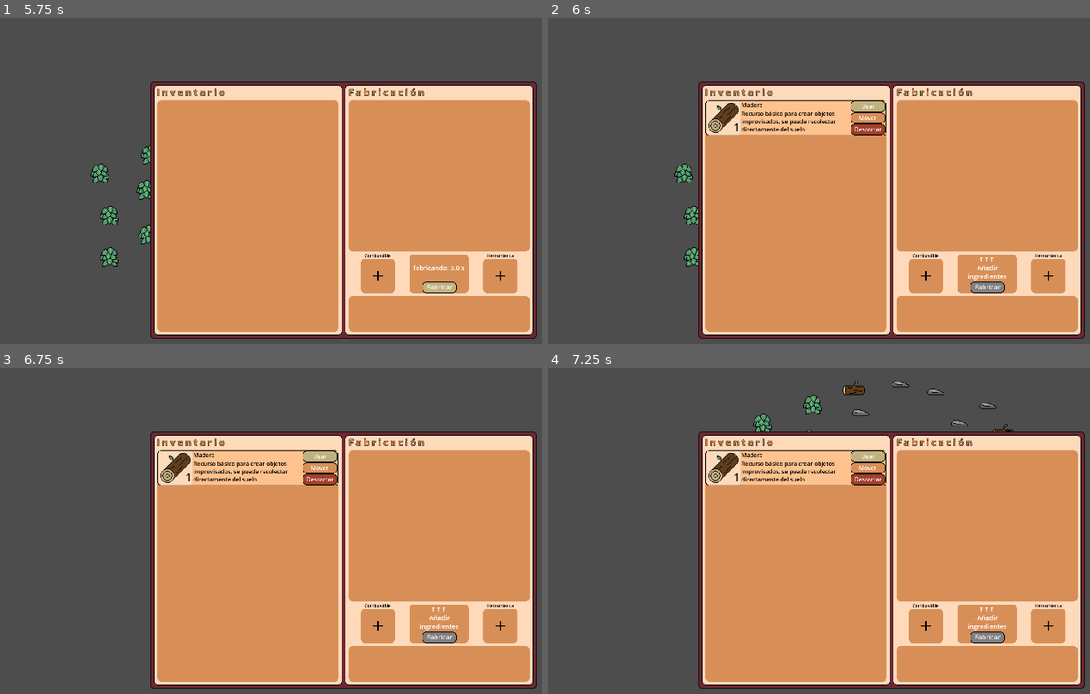
Above: before the commit, frames 1-4 (two rows, left to right).
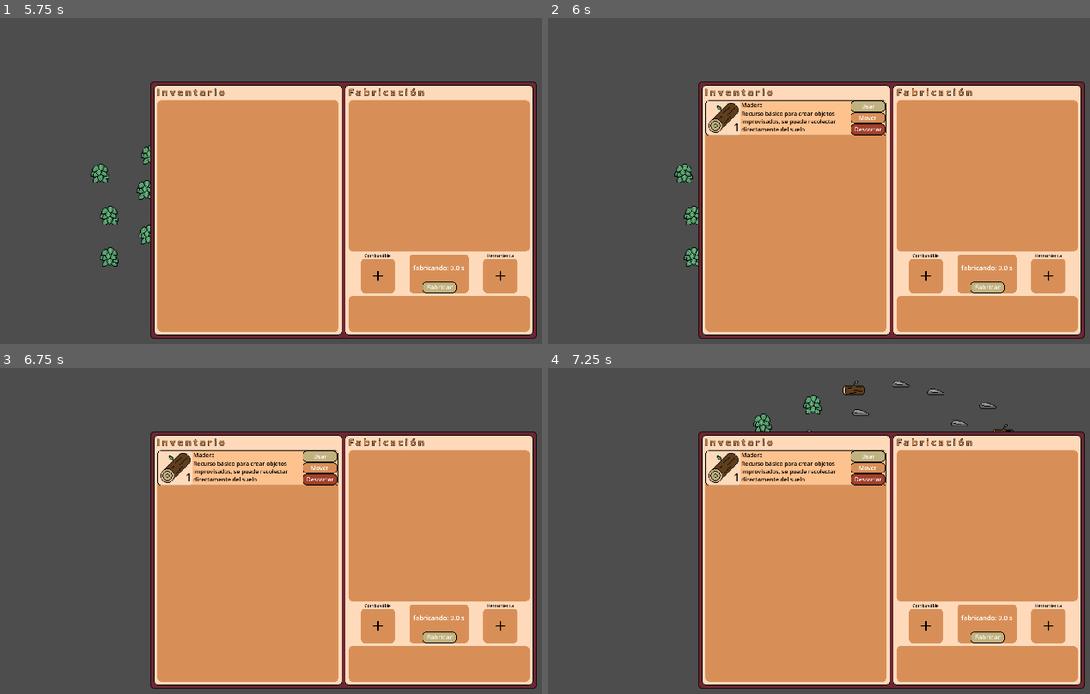
Above: after the commit, the same moments.

Repository: MarcosGomez66/isla_solitaria
Game: Godot game, scene res://scenes/testscene.tscn
Two runs of this game, one before a commit and one after it. Both use one fixed random seed, a clock stepped at 60 frames per second and the inputs below.
Inputs (mouse positions are in pixels of both pictures, inside the frame that each line leads up to):
- Up to frame 1 (5.75 s): tap Enter at 0.5 s; hold D (move_right) 0.53-1.25 s; hold R (craft) 0.53-1.25 s; click "Fabricar" at 1.25 s; click (379, 275) at 2.02 s; tap Space at 2.75 s; hold S (move_down) 2.78-3.53 s; tap R (craft) at 2.85, 4.35 s; hold D (move_right) 3.53-4.28 s; hold R (craft) 3.53-4.28 s; tap F (interact) at 3.6 s; hold W (move_up) 4.28-5.03 s; hold A (move_left) from 5.03 s (still down); hold R (craft) from 5.03 s (still down)
- Up to frame 2 (6 s): keep holding A (move_left); release R (craft) at 5.78 s; tap F (interact) at 5.85 s
- Up to frame 3 (6.75 s): tap R (craft) at 6.05 s; release A (move_left) at 6.53 s; hold S (move_down) from 6.53 s (still down); hold R (craft) from 6.53 s (still down)
- Up to frame 4 (7.25 s): keep holding S (move_down); keep holding R (craft)

Frame 1 is identical in both runs. In frame 2, 0.3% of the frame differs, in the area x 76-86%, y 73-85%; in frame 3, 0.3%; in frame 4, 0.3%.
Error before the commit: Invalid access to property or key 'ingredients' on a base object of type 'Nil'. (res://scripts/ui-ux/craft_manager.gd:108)
Error after the commit: Invalid access to property or key 'ingredients' on a base object of type 'Nil'. (res://scripts/ui-ux/craft_manager.gd:111)

Commit message:
modificar algunos metodos para que sean mas seguros

Diff:
--- a/resources/items/primary/improvised_hammer.tres
+++ b/resources/items/primary/improvised_hammer.tres
@@ -5,7 +5,7 @@
 
 [resource]
 script = ExtResource("1_qae8d")
-name = "Martillo"
+name = "Martillo improvisado"
 icon = ExtResource("1_ckujx")
 description = "Herramiena improvisada para realizar trabajos que requieren golpes"
 type = "Hammer"
--- a/resources/recipes/improvised_axe_recipe.tres
+++ b/resources/recipes/improvised_axe_recipe.tres
@@ -22,7 +22,7 @@
 [sub_resource type="Resource" id="Resource_rdhui"]
 script = ExtResource("1_vf400")
 item_data = ExtResource("4_0iwm5")
-count = 1
+count = 2
 metadata/_custom_type_script = "uid://but1bxsgvqxnn"
 
 [sub_resource type="Resource" id="Resource_kks5y"]
--- /dev/null
+++ b/resources/recipes/improvised_hammer_recipe.tres
@@ -0,0 +1,41 @@
+[gd_resource type="Resource" script_class="Recipe" load_steps=11 format=3 uid="uid://x0t3xi58ncyu"]
+
+[ext_resource type="Script" uid="uid://but1bxsgvqxnn" path="res://scripts/Stack.gd" id="1_h64ad"]
+[ext_resource type="Script" uid="uid://bllt04i5isqqk" path="res://scripts/Recipe.gd" id="2_npyp0"]
+[ext_resource type="Resource" uid="uid://cpd0xorqjg1xt" path="res://resources/items/resource/wood.tres" id="2_yepgj"]
+[ext_resource type="Resource" uid="uid://cp8qs2w7yd1gm" path="res://resources/items/resource/stone.tres" id="3_ieqej"]
+[ext_resource type="Resource" uid="uid://b07pwbmdb3o1s" path="res://resources/items/primary/rope.tres" id="4_1en75"]
+[ext_resource type="Resource" uid="uid://dlr4k5kho3bc6" path="res://resources/items/primary/improvised_hammer.tres" id="5_0p6kd"]
+
+[sub_resource type="Resource" id="Resource_ypi8a"]
+script = ExtResource("1_h64ad")
+item_data = ExtResource("2_yepgj")
+count = 1
+metadata/_custom_type_script = "uid://but1bxsgvqxnn"
+
+[sub_resource type="Resource" id="Resource_ul606"]
+script = ExtResource("1_h64ad")
+item_data = ExtResource("3_ieqej")
+count = 1
+metadata/_custom_type_script = "uid://but1bxsgvqxnn"
+
+[sub_resource type="Resource" id="Resource_s1s0h"]
+script = ExtResource("1_h64ad")
+item_data = ExtResource("4_1en75")
+count = 3
+metadata/_custom_type_script = "uid://but1bxsgvqxnn"
+
+[sub_resource type="Resource" id="Resource_51dci"]
+script = ExtResource("1_h64ad")
+item_data = ExtResource("5_0p6kd")
+count = 1
+metadata/_custom_type_script = "uid://but1bxsgvqxnn"
+
+[resource]
+script = ExtResource("2_npyp0")
+ingredients = Array[ExtResource("1_h64ad")]([SubResource("Resource_ypi8a"), SubResource("Resource_ul606"), SubResource("Resource_s1s0h")])
+result = SubResource("Resource_51dci")
+fuel_req = "none"
+tool_req = "none"
+craft_time = 5.0
+metadata/_custom_type_script = "uid://bllt04i5isqqk"
--- a/resources/recipes/improvised_pic_recipe.tres
+++ b/resources/recipes/improvised_pic_recipe.tres
@@ -22,7 +22,7 @@
 [sub_resource type="Resource" id="Resource_33pe5"]
 script = ExtResource("1_e8ab1")
 item_data = ExtResource("4_5cdpf")
-count = 2
+count = 1
 metadata/_custom_type_script = "uid://but1bxsgvqxnn"
 
 [sub_resource type="Resource" id="Resource_v1ach"]
--- a/scenes/ui-ux/inventory_craft.tscn
+++ b/scenes/ui-ux/inventory_craft.tscn
@@ -1,6 +1,6 @@
 [gd_scene load_steps=16 format=3 uid="uid://c33qgcgsgi64e"]
 
-[ext_resource type="Script" uid="uid://b1by256ebgm2l" path="res://scripts/ui-ux/inventory_ui.gd" id="1_ct5ip"]
+[ext_resource type="Script" uid="uid://b1by256ebgm2l" path="res://scripts/ui-ux/inventory_craft_ui.gd" id="1_ct5ip"]
 [ext_resource type="PackedScene" uid="uid://dtso7rtch8qty" path="res://scenes/ui-ux/item_card.tscn" id="2_6sqgv"]
 [ext_resource type="Texture2D" uid="uid://bn4fb4jb1tqol" path="res://assets/inventory_backgrounds/fondo_inv.png" id="3_8vuug"]
 [ext_resource type="Texture2D" uid="uid://bmmlq2u3o8e5y" path="res://assets/inventory_backgrounds/fondo_btn_usar.png" id="4_rfy0l"]
--- a/scripts/ui-ux/craft_manager.gd
+++ b/scripts/ui-ux/craft_manager.gd
@@ -1,11 +1,9 @@
-extends Panel
+extends Node
 
 signal update_button
 signal start_timer
 
 var _current_recipe = null
-#var output_item = null
-#var current_output_item = null
 var is_crafting := false
 var craft_time := 0.0
 var fuel = 'missing'
@@ -35,32 +33,37 @@
 
 func load_recipes():
 	var dir = DirAccess.open("res://resources/recipes")
+	if dir == null:
+		push_error('recipe folder not found')
 
 	for file in dir.get_files():
 		if file.ends_with('.tres'):
 			#print(file)
 			var recipe = load("res://resources/recipes/" + file)
-			print(recipe.result.count)
+			print(recipe.result.item_data.name)
 			hand_recipes.append(recipe)
 
 func check_ingredients():
 	_current_recipe = null
 	fuel = 'missing'
 	tool = 'missing'
+	var best_recipe = null
+	var best_score = -1
 	for recipe in hand_recipes:
-		var found = compare_ing(Inv_manager.get_ingredients(), recipe.ingredients)
-		if found:
-			_current_recipe = recipe.duplicate(true)
-	# manejo de combustible y herramienta
-	if _current_recipe:
+		if compare_ing(Inv_manager.get_ingredients(), recipe.ingredients):
+			var score = 0
+			for i in recipe.ingredients:
+				score += i.count
+			if score > best_score:
+				best_score = score
+				best_recipe = recipe
+	if best_recipe:
+		_current_recipe = best_recipe.duplicate(true)
 		fuel = fuel_controller()
 		tool = tool_controller()
 	update_button.emit()
 
 func compare_ing(entry: Array[Stack], recipe: Array[Stack]) -> bool:
-	if entry.size() != recipe.size():
-		return false
-
 	for r in recipe:
 		var found = false
 		for e in entry:
@@ -103,14 +106,16 @@
 	craft_time = _current_recipe.craft_time
 	start_timer.emit()
 
-
 func consume_ingredients():
+	var to_remove = []
 	for ing in _current_recipe.ingredients:
 		for ing2 in Inv_manager.get_ingredients():
-			if ing.item_data.name == ing2.item_data.name:
+			if ing.item_data == ing2.item_data:
 				ing2.count -= ing.count
 				if ing2.count <= 0:
-					Inv_manager.get_ingredients().erase(ing2)
+					to_remove.append(ing2)
+	for r in to_remove:
+		Inv_manager.get_ingredients().erase(r)
 
 func on_craftTimer_out():
 	is_crafting = false
--- a/scripts/ui-ux/inventory_ui.gd
+++ b/scripts/ui-ux/inventory_craft_ui.gd
@@ -16,6 +16,7 @@
 	Cra_manager.update_button.connect(done_button_status)
 	Cra_manager.start_timer.connect(start_timer)
 	done_button.pressed.connect(Cra_manager.on_done_buton_pressed)
+	craft_timer.timeout.connect(Cra_manager.on_craftTimer_out)
 
 func draw_inventory():
 	# se elimina los objetos para no duplicar
@@ -66,8 +67,6 @@
 		Cra_manager.craftState.CRAFTING:
 			var remaining = craft_timer.time_left
 			done_button_info.text = 'fabricando: %.1f s' % remaining
-			if remaining <= 0.0:
-				Cra_manager.on_craftTimer_out()
 
 func start_timer():
 	craft_timer.start(Cra_manager.craft_time)
--- a/scripts/ui-ux/inventory_manager.gd
+++ b/scripts/ui-ux/inventory_manager.gd
@@ -38,14 +38,14 @@
 	inventory_changed.emit()
 
 func move_to_ingredients(data: Stack):
-	move_one_item(data, _inventory, _ingredients, 100)
+	move_one_item(data, _inventory, _ingredients, 500)
 
 func move_to_inventory(data: Stack):
 	move_one_item(data, _ingredients, _inventory, max_stack)
 
 func move_one_item(data: Stack, from: Array, to: Array, max_i: int):
 	for stack in to:
-		if stack.item_data.name == data.item_data.name and stack.count < max_i and data.item_data.stackable:
+		if stack.item_data == data.item_data and stack.count < max_i and data.item_data.stackable:
 			stack.count += 1
 			data.count -= 1
 			if data.count <= 0:
Renamed: scripts/ui-ux/inventory_ui.gd.uid -> scripts/ui-ux/inventory_craft_ui.gd.uid
